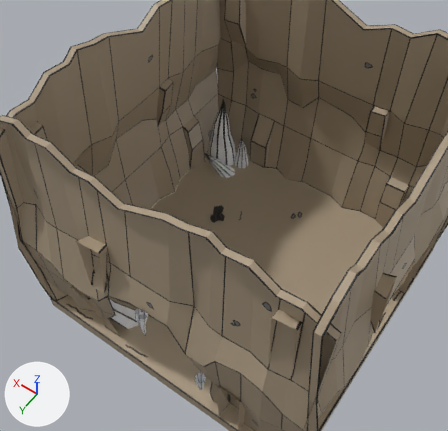
Renders of the FBX model Cryptique/Assets/FBX/FullRoom/4 - Cave/Grotte_entree_grotte_int_v3.fbx from each side of a commit.
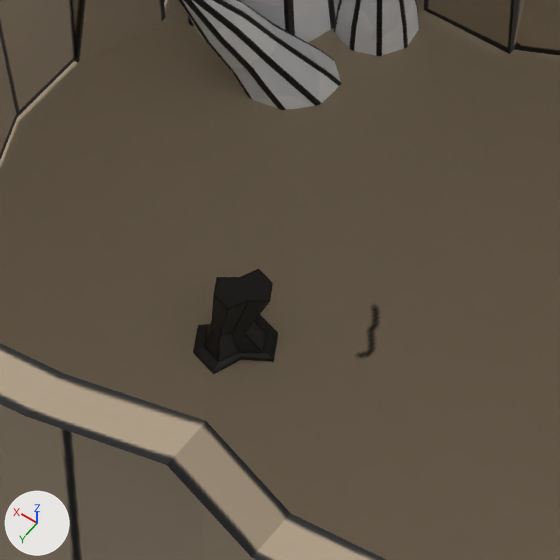
There are two pictures of each version: one whole from a 50 mm lens placed at (-5.11, 8.41, 15.49), pointed at (1.63, -1.03, 0.66), one close up on the part from 40% to 61% of the width and 37% to 59% of the height. Every picture has the same lights, and +X, +Y and +Z are marked at lower left. Where no turn or scale is listed for an object, it has been applied to the vertices.

In view in the first close-up: 'Stalagmite25', 'Stalagmite26', 'Stalagmite27', 'chapeau', 'murs_rocheux12', 'murs_rocheux2', 'murs_rocheux_entree', 'sol10'.
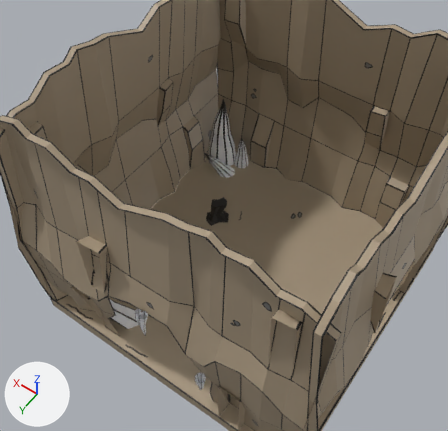
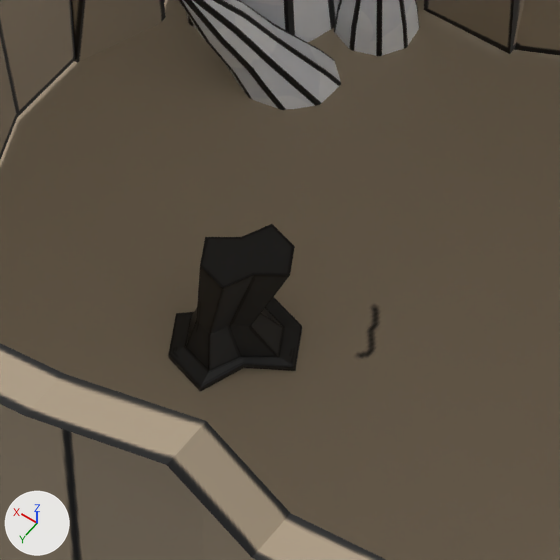
What differs and where, as boxes (x1, y1, x2, y2) in the close-ups (560 x 560 px):
'chapeau', moved, rescaled (57% wider, 59% taller): before (193, 269, 278, 374); after (168, 224, 302, 392)

What the commit changed:
Object 'chapeau' (ob_chapeau) moves from (186.4, 61.8, 101.3) to (186.4, 75.28, 101.3).
Object 'chapeau' (ob_chapeau) is rescaled from (1.0, 1.0, 1.0) to (1.57, 1.57, 1.57).
